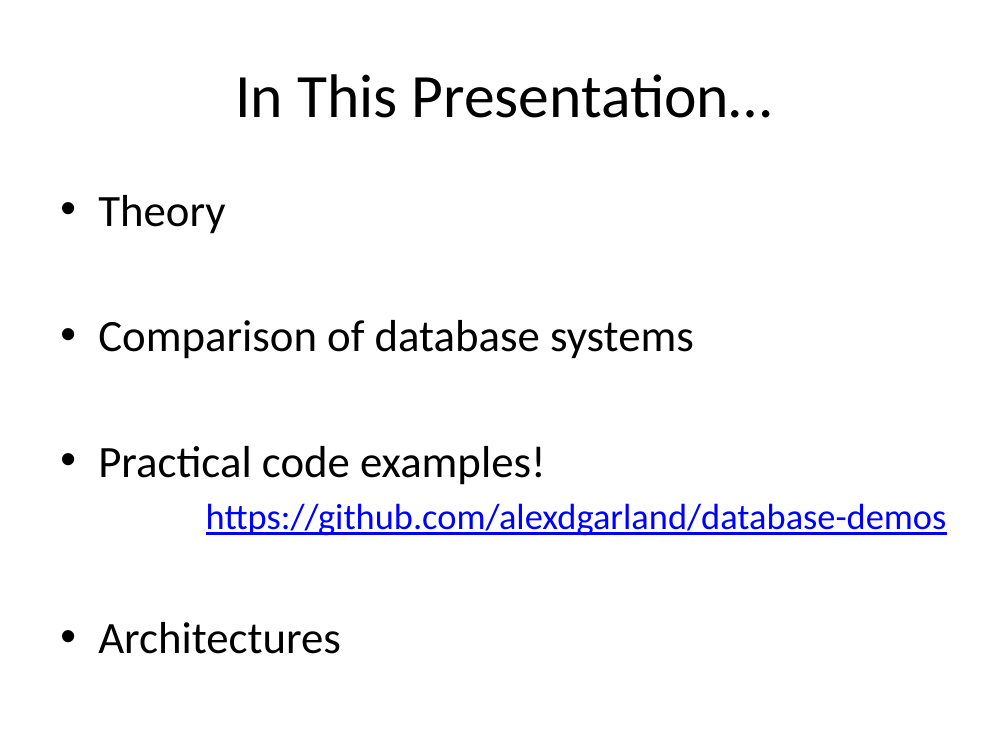
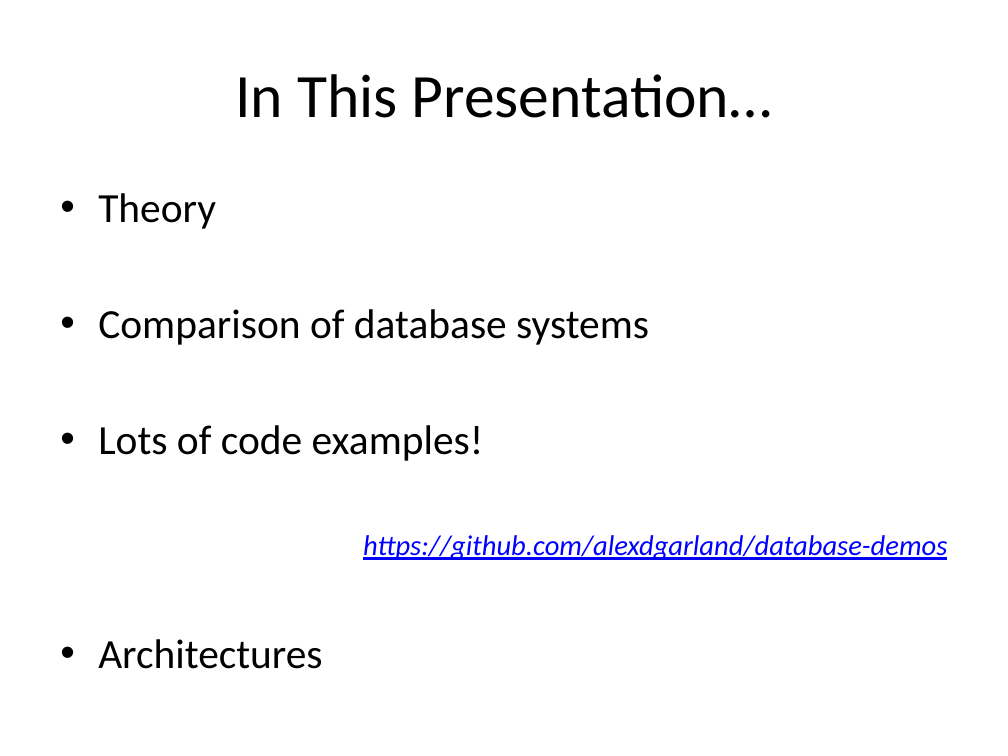
Before and after one commit to alexdgarland/database-demos, a slide deck: slide 3 of Slides/Not Only SQL - Picking A Database for DotNET.pptx. Drawn at 1008x756 pixels with LibreOffice and Linux fonts; fonts in the diff are those of the drawing. Boxes give left, top, right and bottom in pixels: in the first picture for what was removed or moved away, otherwise in the second. Text is boxed around its words. In the diff, an @@ line names an element or a change of style, - is before the commit and + after.

```diff
--- a/Slides/Not Only SQL - Picking A Database for DotNET.pptx
+++ b/Slides/Not Only SQL - Picking A Database for DotNET.pptx
@@ text at <box>98,193,947,669</box>: size 32 to 29.6 pt in "Theory", "Comparison of database systems", "Architectures"; size 26 to 20.4 pt, italic on in "https://github.com/alexdgarland/database-demos"; less space between paragraphs @@
@@ text at <box>98,425,484,461</box>: text changed; size 32 to 29.6 pt @@
-• Practical code examples!
+• Lots of code examples!
```
Also in this commit, not shown: 14 other slides changed, 1 slide added.
